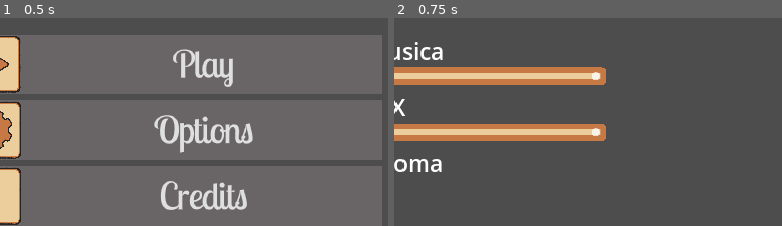
Above: before the commit, frames 1-2 (left to right).
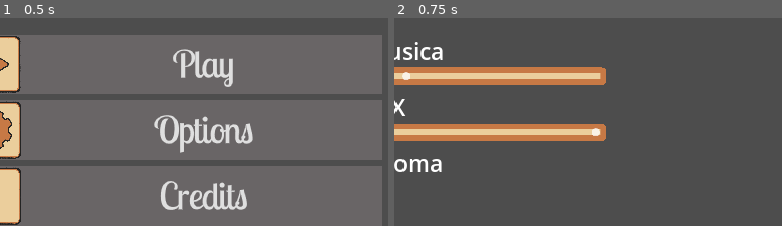
Above: after the commit, the same moments.

Repository: soetgdeznsgk/GGJ24---Fat-Cat-Fest
Game: Godot game, scene res://Escenas/Menus/menu_principal.tscn
The game is run twice, just before and just after one commit, with the same random seed, the same clock (stepped at 60 frames per second) and the same inputs.
Inputs:
- Up to frame 1 (0.5 s): no input
- Up to frame 2 (0.75 s): click "Options" at 0.5 s
The pictures show only the part of the screen within x 6-56%, y 46-96%; the shares and areas given below are measured in that part.

Frame 1 is identical in both runs. In frame 2, 0.1% of the frame differs, in the area x 2-54%, y 25-30%.

Commit message:
Se traen los cambios de sonidos

Diff:
--- a/Escenas/Menus/Buttons/Button.gd
+++ b/Escenas/Menus/Buttons/Button.gd
@@ -2,6 +2,8 @@
 class_name animated_button
 
 @onready var anim:AnimationPlayer = $AnimationPlayer
+@onready var sfx_audio := AudioStreamPlayer.new()
+
 var seeker = 0
 var backwards = false
 var forward = false
@@ -9,6 +11,11 @@
 signal animacion_play(tween: Tween)
 
 @onready var margin_size = get_tree().root.size.x / 5
+
+func _ready() -> void:
+	sfx_audio.bus = "SFX"
+	sfx_audio.stream = load("res://Escenas/Menus/sfx/click.mp3")
+	self.add_child(sfx_audio)
 
 # TODO corregir que la S parpadea con la animación
 func _on_mouse_entered():
@@ -42,6 +49,7 @@
 	_on_mouse_exited()
 
 func _on_pressed() -> void: # intentar moverlo con el margen y no con el size
+	sfx_audio.play()
 	$"../SPButton".grab_focus()
 	hide()
 	$"../SPButton".show()
--- a/Escenas/Menus/menu_principal.gd
+++ b/Escenas/Menus/menu_principal.gd
@@ -4,6 +4,7 @@
 var noMouse = false
 var mousePos : Vector2
 @onready var gatoGif = $MenuPrincipal/HBoxContainer/CenterContainer/GatoGif
+@onready var sfx_audio := AudioStreamPlayer.new()
 
 # Called when the node enters the scene tree for the first time.
 func _ready():
@@ -11,6 +12,9 @@
 	bg_music.autoplay = true
 	bg_music.bus = "Music"
 	add_child(bg_music)
+	sfx_audio.bus = "SFX"
+	sfx_audio.stream = load("res://Escenas/Menus/sfx/click.mp3")
+	self.add_child(sfx_audio)
 	gatoGif.play("Eat")
 
 #AÑADIR ESTO A CREDITOS EPIC MUSICA
@@ -51,8 +55,10 @@
 
 
 func _on_option_button_pressed():
+	sfx_audio.play()
 	$MenuPrincipal/HBoxContainer/VBoxContainer/MainVBoxContainer.hide()
 	$MenuPrincipal/HBoxContainer/VBoxContainer/ContenedorOpciones.show()
+
 
 
 func _on_h_box_container_mp_start_game(): # iniciar juego mp
@@ -61,3 +67,7 @@
 
 func _on_h_box_container_sp_start_game(): # iniciar juego sp
 	get_tree().change_scene_to_file("res://Escenas/Maingame/Maingame.tscn")
+
+
+func _on_credits_button_pressed() -> void:
+	sfx_audio.play()
--- a/default_bus_layout.tres
+++ b/default_bus_layout.tres
@@ -1,12 +1,12 @@
 [gd_resource type="AudioBusLayout" format=3 uid="uid://jtcbq6vxt348"]
 
 [resource]
-bus/0/volume_db = -80.0
+bus/0/volume_db = 0.0672607
 bus/1/name = &"Music"
 bus/1/solo = false
 bus/1/mute = false
 bus/1/bypass_fx = false
-bus/1/volume_db = 0.0
+bus/1/volume_db = -15.7883
 bus/1/send = &"Master"
 bus/2/name = &"SFX"
 bus/2/solo = false
Not shown, added: Escenas/Menus/sfx/click.mp3.import
Not shown, added: Escenas/Menus/sfx/click.mp3
